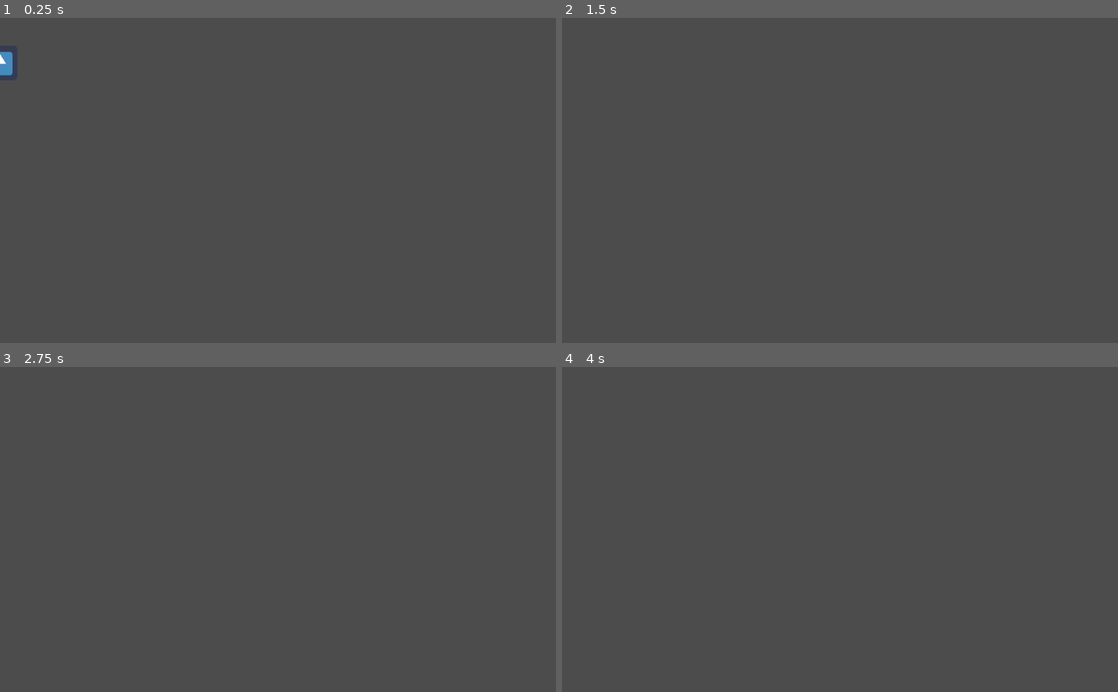
Above: before the commit, frames 1-4 (two rows, left to right).
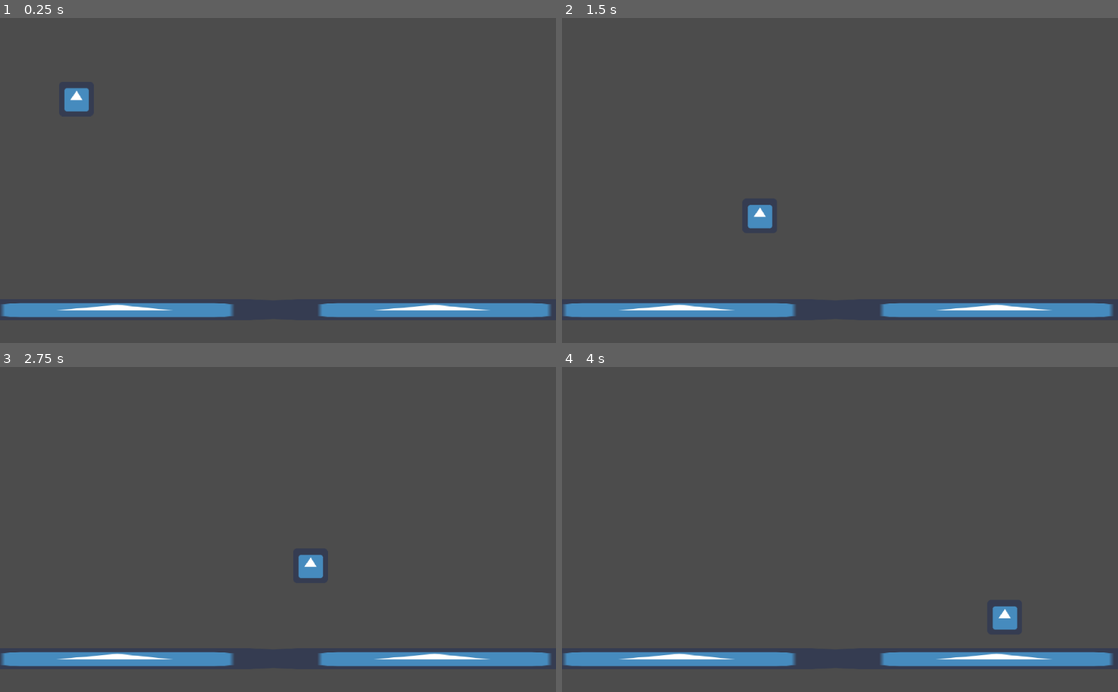
Above: after the commit, the same moments.

Repository: uspgamedev/welcome-to-your-mind
Game: Godot game, scene res://Stages/TestLevel.tscn
Same seed, same stepped clock (60 frames per second), same inputs: the game is played once before the commit and once after it. Before the commit the project starts from res://Player/Player.tscn. The engine's default icon, where the game draws it, is replaced by a stand-in: a white triangle on a blue panel in a dark square.
Inputs:
- Up to frame 1 (0.25 s): no input
- Up to frame 2 (1.5 s): hold Up (ui_up) 0.53-1.28 s; hold Right (ui_right) from 0.53 s (still down); tap Up (ui_up) at 1.35 s
- Up to frame 3 (2.75 s): tap Up (ui_up) at 1.52, 1.82 s; release Right (ui_right) at 2.03 s; hold Left (ui_left) from 2.03 s (still down); hold Up (ui_up) from 2.03 s (still down)
- Up to frame 4 (4 s): release Left (ui_left) at 2.78 s; release Up (ui_up) at 2.78 s; hold Right (ui_right) from 2.78 s (still down); tap Up (ui_up) at 2.85, 3.02, 3.32 s; hold Up (ui_up) from 3.53 s (still down)

The runs differ from the first frame. In frame 1, 4.2% of the frame differs, in the area x 0-100%, y 10-93%; in frame 2, 4.0%; in frame 3, 4.0%; in frame 4, 4.0%.

Commit message:
Added test level and jump mechanics to player

Diff:
--- a/Player/Player.gd
+++ b/Player/Player.gd
@@ -1,11 +1,14 @@
 extends KinematicBody2D
 
 export (float) var GRAV = 2480
-const ACCEL = 3.5
+const ACCEL = 5
+const AIR_ACCEL = 2
 const MAX_SPD = 400
+const JUMP_POWER = 800
 
 var velocity = Vector2()
-var direction = Vector2()
+var direction = Vector2() # Input Direction
+var canJump = true
 
 
 func get_input():
@@ -14,15 +17,23 @@
 		direction.x += 1
 	if Input.is_action_pressed('ui_left'):
 		direction.x -= 1
-	direction = direction.normalized()
+	if Input.is_action_pressed('ui_up') and canJump and is_on_floor():
+		velocity.y = -JUMP_POWER
+#	direction = direction.normalized()
+
 
 func _physics_process(delta):
 	get_input()
-	var hvel = velocity
-	hvel.y = 0
-	hvel = hvel.linear_interpolate(direction * MAX_SPD, ACCEL * delta)
+
+	# Horizontal acceleration
+	var hvel = Vector2(0, 0)
+	hvel.x = velocity.x
+	if is_on_floor():
+		hvel = hvel.linear_interpolate(direction * MAX_SPD, ACCEL * delta)
+	else:
+		hvel = hvel.linear_interpolate(direction * MAX_SPD, AIR_ACCEL * delta)
 
 	velocity.x = hvel.x
 	velocity.y += delta * GRAV
 
-	move_and_slide(velocity)
+	move_and_slide(velocity, Vector2(0, -1))
--- a/Player/Player.tscn
+++ b/Player/Player.tscn
@@ -1,7 +1,13 @@
-[gd_scene load_steps=3 format=2]
+[gd_scene load_steps=4 format=2]
 
 [ext_resource path="res://Player/Player.gd" type="Script" id=1]
 [ext_resource path="res://icon.png" type="Texture" id=2]
+
+[sub_resource type="CapsuleShape2D" id=1]
+
+custom_solver_bias = 0.0
+radius = 22.0
+height = 20.0
 
 [node name="Player" type="KinematicBody2D" index="0"]
 
@@ -12,8 +18,10 @@
 script = ExtResource( 1 )
 GRAV = 2480
 
-[node name="CollisionShape2D" type="CollisionShape2D" parent="." index="0"]
-
-[node name="Sprite" type="Sprite" parent="." index="1"]
+[node name="Sprite" type="Sprite" parent="." index="0"]
 
 texture = ExtResource( 2 )
+
+[node name="CollisionShape2D" type="CollisionShape2D" parent="." index="1"]
+
+shape = SubResource( 1 )
--- /dev/null
+++ b/Stages/TestLevel.tscn
@@ -0,0 +1,75 @@
+[gd_scene load_steps=4 format=2]
+
+[ext_resource path="res://icon.png" type="Texture" id=1]
+[ext_resource path="res://Player/Player.tscn" type="PackedScene" id=2]
+
+[sub_resource type="RectangleShape2D" id=1]
+
+custom_solver_bias = 0.0
+extents = Vector2( 300, 20 )
+
+[node name="Node" type="Node"]
+
+[node name="Node2D" type="Node2D" parent="." index="0"]
+
+position = Vector2( 203.123, 190.275 )
+
+[node name="StaticBody2D" type="StaticBody2D" parent="Node2D" index="0"]
+
+editor/display_folded = true
+position = Vector2( 8.16223, 348.255 )
+input_pickable = false
+collision_layer = 1
+collision_mask = 1
+constant_linear_velocity = Vector2( 0, 0 )
+constant_angular_velocity = 0.0
+friction = 1.0
+bounce = 0.0
+
+[node name="Sprite" type="Sprite" parent="Node2D/StaticBody2D" index="0"]
+
+scale = Vector2( 9.4, 0.6 )
+texture = ExtResource( 1 )
+_sections_unfolded = [ "Transform" ]
+__meta__ = {
+"_edit_lock_": true
+}
+
+[node name="CollisionShape2D" type="CollisionShape2D" parent="Node2D/StaticBody2D" index="1"]
+
+shape = SubResource( 1 )
+__meta__ = {
+"_edit_lock_": true
+}
+
+[node name="StaticBody2D2" type="StaticBody2D" parent="Node2D" index="1"]
+
+editor/display_folded = true
+position = Vector2( 592.725, 348.255 )
+input_pickable = false
+collision_layer = 1
+collision_mask = 1
+constant_linear_velocity = Vector2( 0, 0 )
+constant_angular_velocity = 0.0
+friction = 1.0
+bounce = 0.0
+
+[node name="Sprite" type="Sprite" parent="Node2D/StaticBody2D2" index="0"]
+
+scale = Vector2( 9.4, 0.6 )
+texture = ExtResource( 1 )
+_sections_unfolded = [ "Transform" ]
+__meta__ = {
+"_edit_lock_": true
+}
+
+[node name="CollisionShape2D" type="CollisionShape2D" parent="Node2D/StaticBody2D2" index="1"]
+
+shape = SubResource( 1 )
+__meta__ = {
+"_edit_lock_": true
+}
+
+[node name="Player" parent="." index="1" instance=ExtResource( 2 )]
+
+position = Vector2( 140.662, 66.8426 )
--- a/project.godot
+++ b/project.godot
@@ -11,7 +11,7 @@
 [application]
 
 config/name="Welcome to your Mind"
-run/main_scene="res://Player/Player.tscn"
+run/main_scene="res://Stages/TestLevel.tscn"
 config/icon="res://icon.png"
 
 [input]
